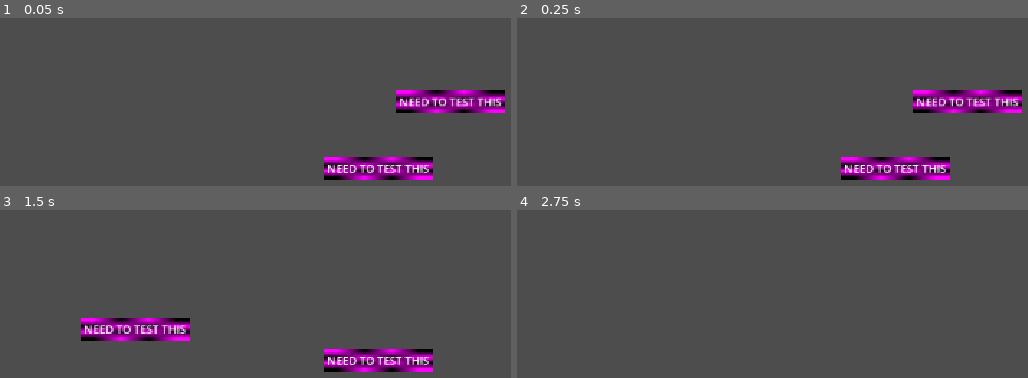
Above: before the commit, frames 1-4 (two rows, left to right).
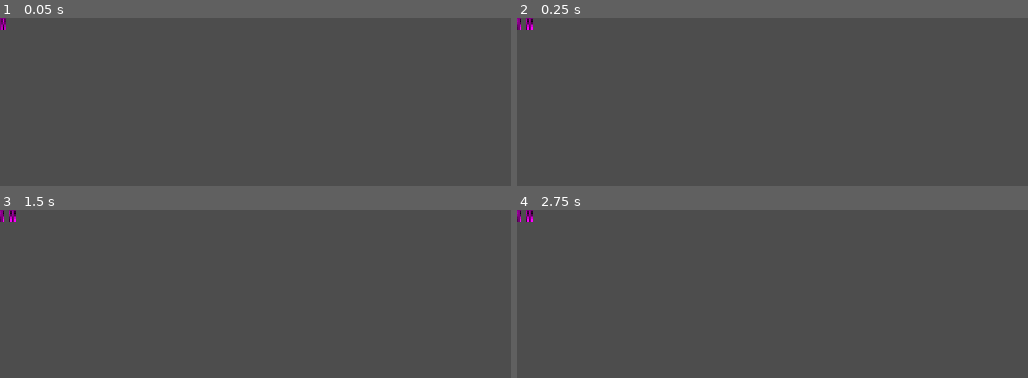
Above: after the commit, the same moments.

Repository: Xynthia/alice-s-credence
Game: Godot game, scene res://Scenes/world.tscn
Same seed, same stepped clock (60 frames per second), same inputs: the game is played once before the commit and once after it.
Inputs (mouse positions are in pixels of both pictures, inside the frame that each line leads up to):
- Up to frame 1 (0.05 s): no input
- Up to frame 2 (0.25 s): no input
- Up to frame 3 (1.5 s): tap Enter (ui_accept) at 0.5 s; drag from (449, 294) to (76, 320) at 0.52 s; drag from (76, 320) to (378, 359) at 1.27 s
- Up to frame 4 (2.75 s): move the mouse to (997, 336) at 2.02 s; press the mouse at (997, 336) at 2.03 s

The runs differ from the first frame. In frame 1, 5.9% of the frame differs, in the area x 0-99%, y 0-97%; in frame 2, 6.0%; in frame 3, 6.0%, in the area x 0-85%, y 0-97%; in frame 4, 0.2%.

Commit message:
drag and drop

Diff:
--- a/Scenes/word.tscn
+++ b/Scenes/word.tscn
@@ -5,6 +5,7 @@
 [sub_resource type="PlaceholderTexture2D" id="PlaceholderTexture2D_yuwuw"]
 
 [sub_resource type="RectangleShape2D" id="RectangleShape2D_24de5"]
+resource_local_to_scene = true
 
 [node name="Word" type="Area2D" unique_id=959327949]
 z_index = 1
@@ -12,15 +13,9 @@
 
 [node name="Label" type="Label" parent="." unique_id=126049233]
 z_index = 1
-anchors_preset = 8
-anchor_left = 0.5
-anchor_top = 0.5
-anchor_right = 0.5
-anchor_bottom = 0.5
-offset_left = -18.0
-offset_top = -11.5
-offset_right = 18.0
-offset_bottom = 11.5
+anchors_preset = 15
+anchor_right = 1.0
+anchor_bottom = 1.0
 grow_horizontal = 2
 grow_vertical = 2
 text = "test"
@@ -37,10 +32,11 @@
 texture = SubResource("PlaceholderTexture2D_yuwuw")
 
 [node name="CollisionShape2D" type="CollisionShape2D" parent="." unique_id=38377713]
+unique_name_in_owner = true
 shape = SubResource("RectangleShape2D_24de5")
 
+[connection signal="area_entered" from="." to="." method="_on_slot_word_area_entered"]
 [connection signal="area_entered" from="." to="." method="_on_word_area_entered"]
-[connection signal="area_entered" from="." to="." method="_on_slot_word_area_entered"]
 [connection signal="area_exited" from="." to="." method="_on_slot_word_area_exited"]
 [connection signal="area_exited" from="." to="." method="_on_word_area_exited"]
 [connection signal="input_event" from="." to="." method="_on_input_event"]
--- a/Scenes/world.tscn
+++ b/Scenes/world.tscn
@@ -2,7 +2,7 @@
 
 [ext_resource type="Script" uid="uid://coytepc4mxrb6" path="res://Scripts/world.gd" id="1_5a7ea"]
 [ext_resource type="PackedScene" uid="uid://dtjxh33u1qv51" path="res://Scenes/question.tscn" id="2_5a7ea"]
-[ext_resource type="PackedScene" uid="uid://cqk1rjw7rm52g" path="res://Scenes/word.tscn" id="3_8j60k"]
+[ext_resource type="Script" uid="uid://cijbmb0253tg1" path="res://Scripts/managers/word_manager.gd" id="4_8j60k"]
 
 [node name="World" type="Node2D" unique_id=849332814]
 script = ExtResource("1_5a7ea")
@@ -13,8 +13,5 @@
 offset_right = 112.0
 offset_bottom = 160.0
 
-[node name="Word" parent="." unique_id=959327949 instance=ExtResource("3_8j60k")]
-position = Vector2(648, 120)
-
-[node name="Word2" parent="." unique_id=1986180753 instance=ExtResource("3_8j60k")]
-position = Vector2(544, 216)
+[node name="WordManager" type="Node2D" parent="." unique_id=1767808279]
+script = ExtResource("4_8j60k")
--- /dev/null
+++ b/Scripts/managers/word_manager.gd
@@ -0,0 +1,27 @@
+class_name WordManager
+extends Node2D
+
+var words : Array[Word]
+const WORD = preload("uid://cqk1rjw7rm52g")
+
+# Called when the node enters the scene tree for the first time.
+func _ready() -> void:
+	instance_word()
+	instance_word()
+
+
+# Called every frame. 'delta' is the elapsed time since the previous frame.
+func _process(delta: float) -> void:
+	pass
+
+# if word gets on word then move word holding.
+
+
+
+
+
+func instance_word()-> void:
+	var new_word : Word = WORD.instantiate()
+	words.append(new_word)
+	new_word.name = "Word" + str(words.size()-1)
+	add_child(new_word)
--- a/Scripts/word.gd
+++ b/Scripts/word.gd
@@ -2,62 +2,79 @@
 extends Area2D
 
 var world : World
+var word_manager : WordManager
 
 @onready var label: Label = $Label
 @onready var nine_patch_rect: NinePatchRect = $NinePatchRect
 @onready var collision_shape_2d: CollisionShape2D = $CollisionShape2D
 @onready var rectangle : RectangleShape2D = collision_shape_2d.shape
 
+@export var word : String:
+	set(value):
+		word = value
+		if label:
+			set_label(value)
 @export var margin_word : int = 10
+
 
 var slot_word : SlotWord
 var other_word : Word
 
+var moving : bool = false
 var dragging : bool = false
 var mouse_offset : Vector2
 var delay : int = 10
+var moving_tween : Tween = Tween.new()
+
+
 
 func _ready() -> void:
-	world = get_parent()
-	set_word("need to test this")
+	world = get_parent().get_parent()
+	word_manager = get_parent()
+	set_label(word)
 
 func _process(delta: float) -> void:
 	if dragging:
-		var tween : Tween = create_tween()
-		tween.tween_property(self, "global_position", get_global_mouse_position() - mouse_offset, delay * delta)
+		moving_tween = create_tween()
+		moving_tween.tween_property(self, "global_position", get_global_mouse_position() - mouse_offset, delay * delta)
+	else:
+		moving_tween.kill()
+	print(dragging)
 
 
-func set_word(new_word : String) -> void:
+func set_label(new_word : String) -> void:
 	label.text = new_word
 
-
 func _on_label_resized() -> void:
-	var new_size : Vector2 = label.size + (margin_word * Vector2.ONE)
-	rectangle.size = new_size
-	nine_patch_rect.size = new_size
-	nine_patch_rect.position = -new_size / 2
+	if label:
+		var new_size : Vector2 = label.size + (margin_word * Vector2.ONE)
+		rectangle.size = new_size
+		nine_patch_rect.size = new_size
+		nine_patch_rect.position = -new_size / 2
 
 func _on_input_event(viewport: Node, event: InputEvent, shape_idx: int) -> void:
-	if event.is_action_pressed("mouse left click"):
+	if Input.is_action_pressed("mouse left click"):
 		mouse_offset =  get_local_mouse_position()
 		dragging = true
-	if event.is_action_released("mouse left click"):
-		if slot_word:
+	else:
+		if slot_word && !slot_word.is_filled:
 			reparent(slot_word)
-		if other_word:
+		if other_word && get_parent().get_script().get_global_name() != "SlotWord":
 			move_over()
 		dragging = false
 
 func move_over() -> void:
 	var next_area_free : Vector2 = check_side()
 	var tween : Tween = create_tween()
+	moving = true
 	tween.tween_property(self, "global_position", next_area_free, delay * get_process_delta_time())
-
+	await tween.finished
+	moving = false
 
 func check_side() -> Vector2:
 	var finding_spot : bool = true
-	var dir : Vector2 = Vector2.UP
-	var new_pos = other_word.rectangle.size * dir
+	var dir : Vector2 = Vector2.RIGHT
+	var new_pos = global_position + (rectangle.size * 1.5) * dir
 
 	while(finding_spot):
 		var space_state = get_world_2d().direct_space_state
@@ -81,6 +98,8 @@
 
 func _on_word_area_entered(area: Word) -> void:
 	other_word = area
+	if !dragging && !moving:
+		other_word.move_over()
 
 func _on_word_area_exited(area: Area2D) -> void:
 	other_word = null
--- a/project.godot
+++ b/project.godot
@@ -13,6 +13,7 @@
 config/name="Alice's Credence"
 run/main_scene="uid://bkb2vyotiy0tr"
 config/features=PackedStringArray("4.7", "GL Compatibility")
+run/max_fps=60
 config/icon="res://icon.svg"
 
 [display]
Not shown, added: Scripts/managers/word_manager.gd.uid
